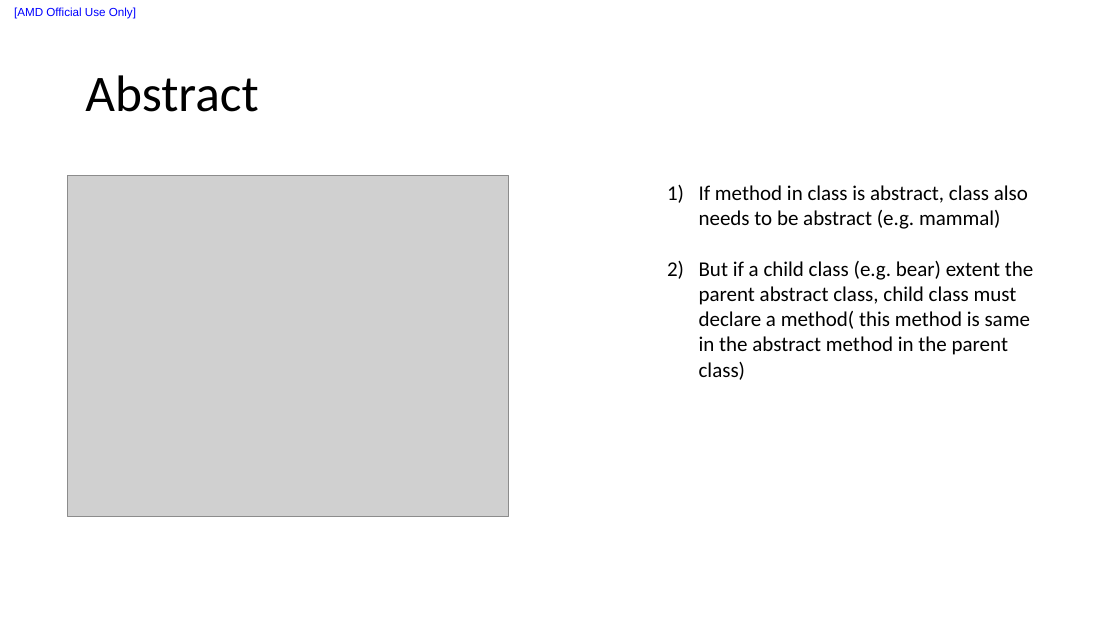
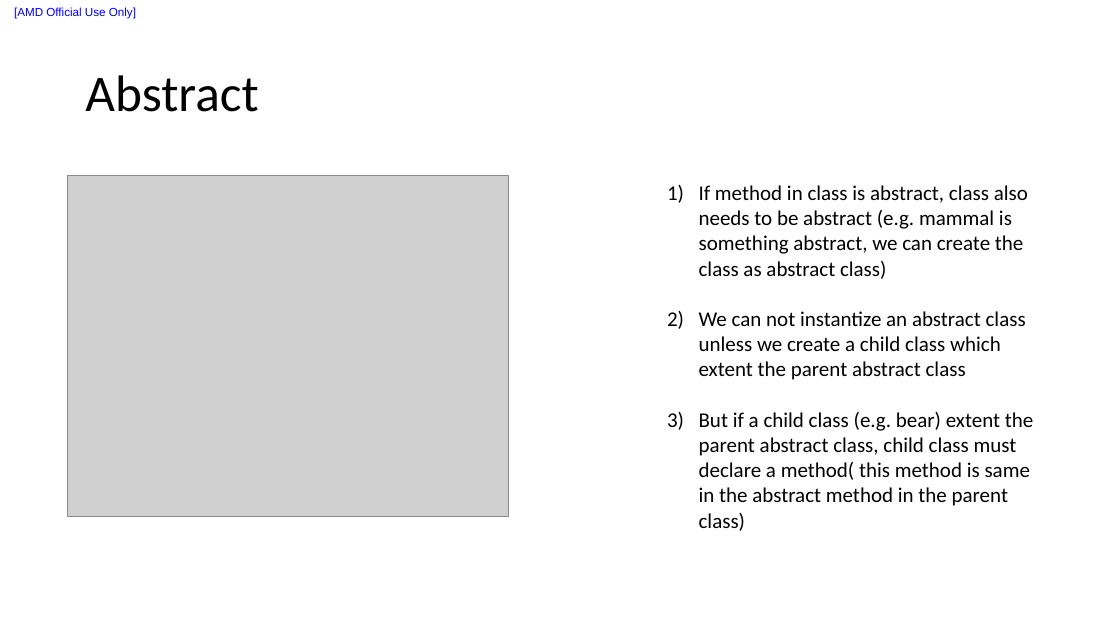
Before and after one commit to liuxu-github-ui/Java, a slide deck: slide 29 of Youtube_tutorial/Notes.pptx. Drawn at 1120x630 pixels with LibreOffice and Linux fonts; fonts in the diff are those of the drawing; grey boxes stand for pictures. Boxes give left, top, right and bottom in pixels: in the first picture for what was removed or moved away, otherwise in the second. Text is boxed around its words. In the diff, an @@ line names an element or a change of style, - is before the commit and + after.

```diff
--- a/Youtube_tutorial/Notes.pptx
+++ b/Youtube_tutorial/Notes.pptx
@@ text at box(699, 185, 1028, 380): text changed @@
-1) If method in class is abstract, class also needs to be abstract (e.g. mammal)
+1) If method in class is abstract, class also needs to be abstract (e.g. mammal is something abstract, we can create the class as abstract class)
+2) We can not instantize an abstract class unless we create a child class which extent the parent abstract class
```
Also in this commit, not shown: 1 other slide changed, 1 other file.
